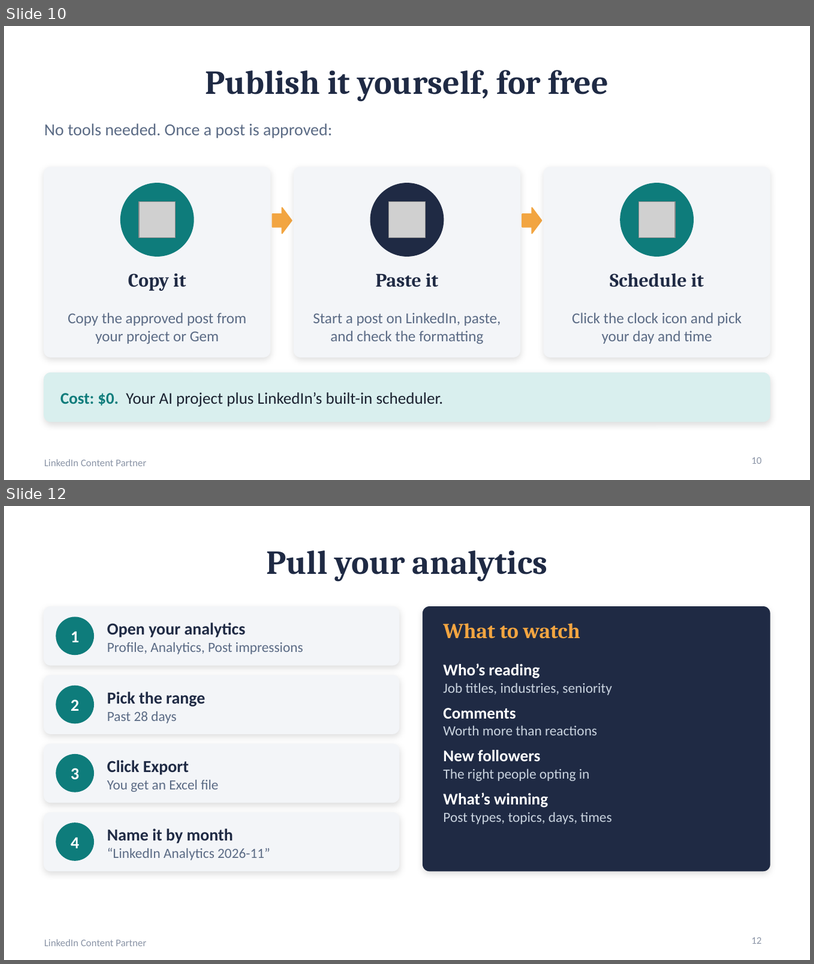
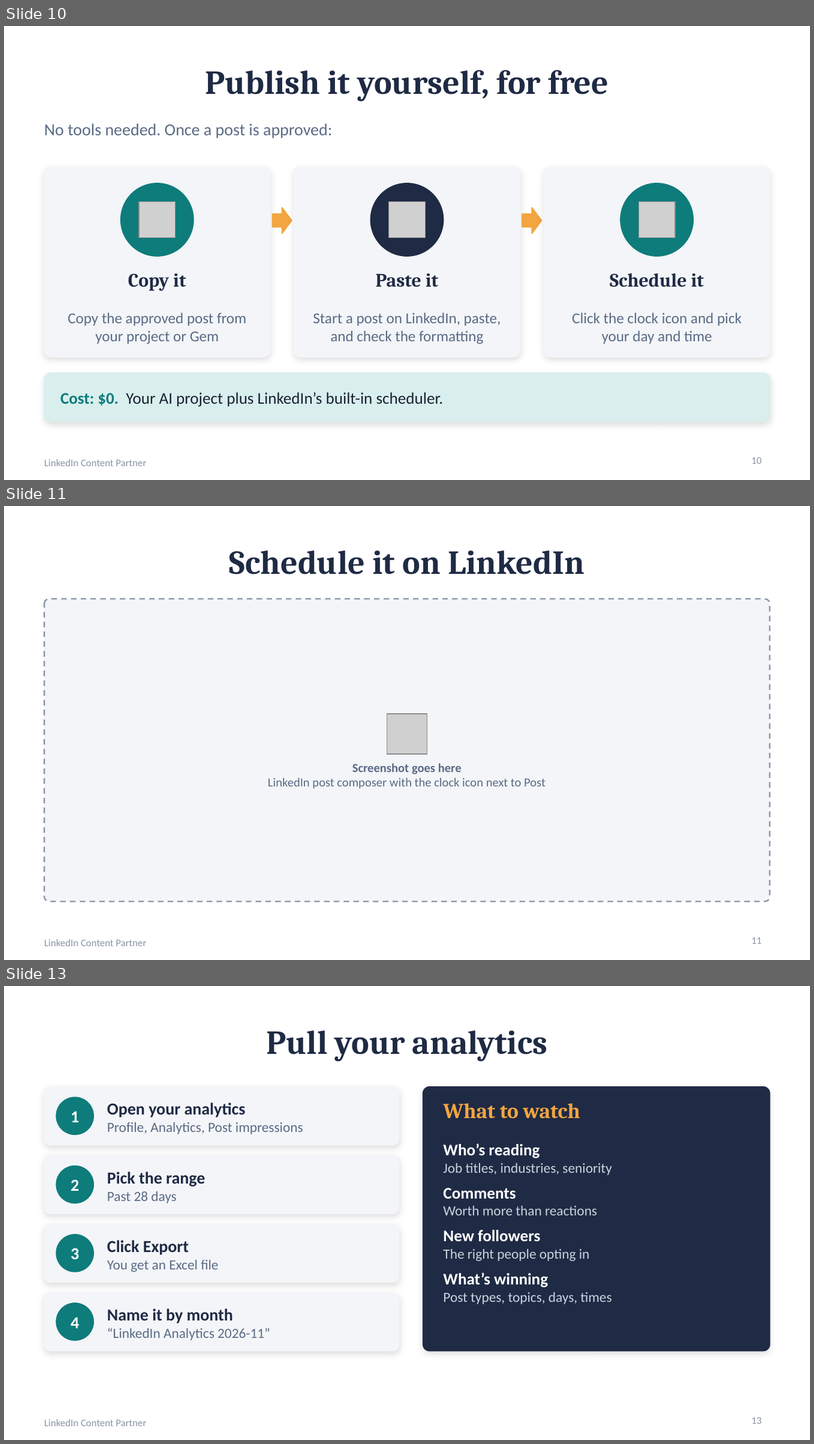
Before and after one commit to crystaljonespmp/LinkedIn-Content-Partner, a slide deck: PowerPoint/LinkedIn-Content-Partner-Setup-Slides.pptx. Shown one above the other, each under a label of ours: slides 10 and 12 before the commit, slides 10, 11 and 13 after it; the slides between them are not shown. The pictures are 814x964 and 814x1444 pixels, drawn with LibreOffice and Linux fonts; fonts in the diff are those of the drawing; grey boxes stand for pictures. Boxes give left, top, right and bottom in pixels: in the first picture for what was removed or moved away, otherwise in the second. Text is boxed around its words. In the diff, an @@ line names an element or a change of style, - is before the commit and + after.

```diff
--- a/PowerPoint/LinkedIn-Content-Partner-Setup-Slides.pptx
+++ b/PowerPoint/LinkedIn-Content-Partner-Setup-Slides.pptx
@@ slide 11 added at <box>4,506,810,960</box>, background #FFFFFF; not listed: 1 template element that a slide beside it also shows @@
@@ title added at <box>230,550,585,574</box>, 30 pt, text #1F2A44, bold @@
+Schedule it on LinkedIn
@@ rounded rectangle added at <box>44,599,770,901</box>, fill #F3F5F8, outline #8A94A6 1.25 pt dashed @@
@@ picture added at <box>387,714,428,754</box> @@
@@ text added at <box>268,763,546,789</box>, 11 pt, text #5B6B85 @@
+Screenshot goes here
+LinkedIn post composer with the clock icon next to Post
@@ page number added at <box>752,937,762,943</box>, 9 pt, text #8A94A6 @@
+11
@@ what was slide 12 is now slide 13 @@
@@ page number at <box>752,1417,762,1423</box>: text changed @@
-12
+13
```
Also in this commit, not shown: 2 slides changed, 4 other files.
